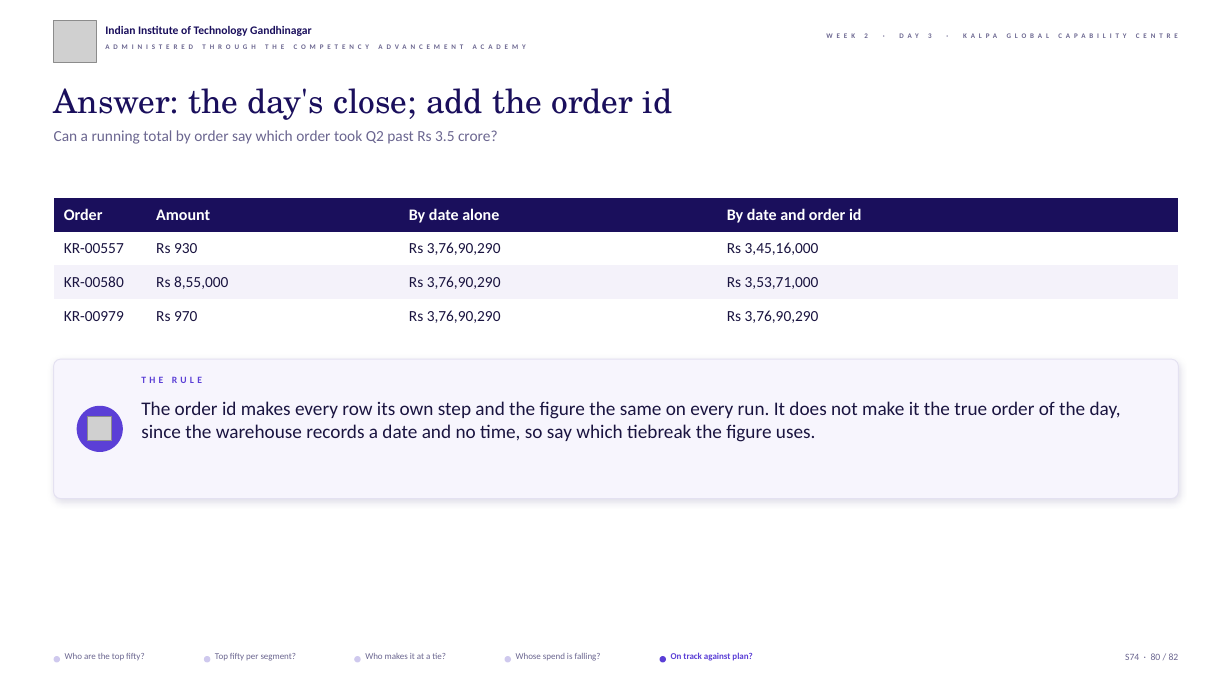
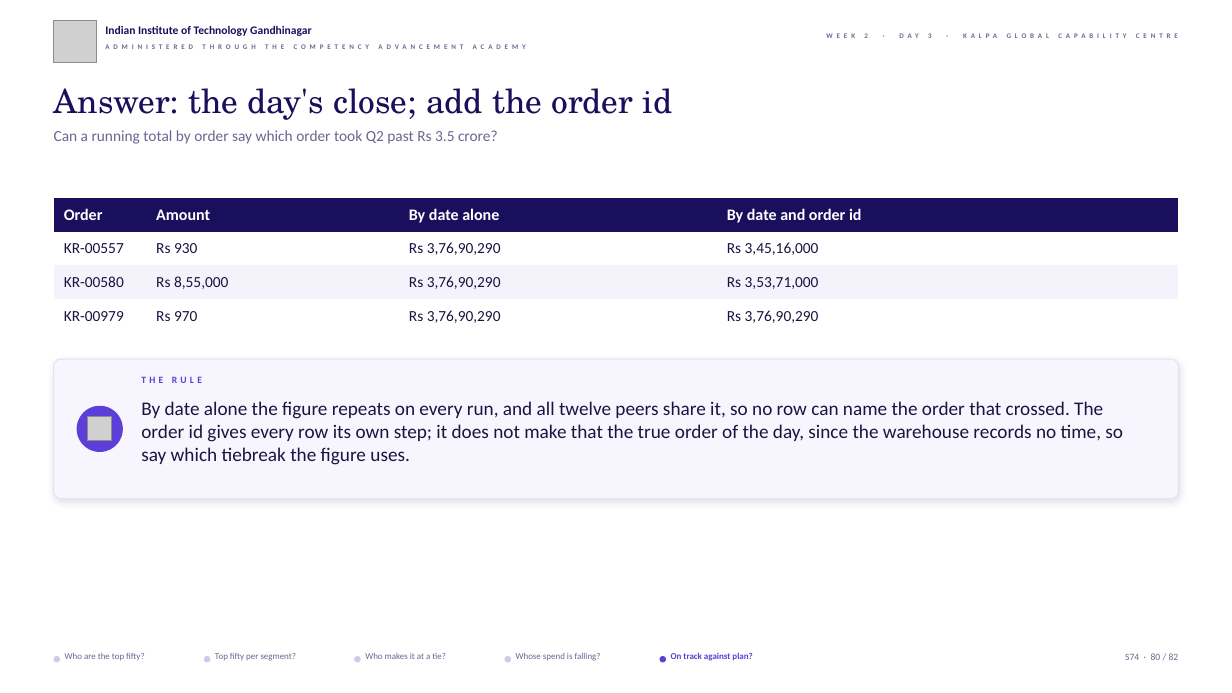
Before and after one commit to fde-academy-lab/c2-content-factory, a slide deck: slide 80 of content/W02/D3/slides/C2_W02_D03_half1_STUDENT.pptx. Drawn at 1232x693 pixels with LibreOffice and Linux fonts; fonts in the diff are those of the drawing; grey boxes stand for pictures; background and template pictures are left out. Boxes give left, top, right and bottom in pixels: in the first picture for what was removed or moved away, otherwise in the second. Text is boxed around its words. In the diff, an @@ line names an element or a change of style, - is before the commit and + after.

```diff
--- a/content/W02/D3/slides/C2_W02_D03_half1_STUDENT.pptx
+++ b/content/W02/D3/slides/C2_W02_D03_half1_STUDENT.pptx
@@ text at <box>141,401,1123,465</box>: text changed @@
-The order id makes every row its own step and the figure the same on every run. It does not make it the true order of the day, since the warehouse records a date and no time, so say which tiebreak the figure uses.
+By date alone the figure repeats on every run, and all twelve peers share it, so no row can name the order that crossed. The order id gives every row its own step; it does not make that the true order of the day, since the warehouse records no time, so say which tiebreak the figure uses.
```
Also in this commit, not shown: 38 other slides changed, 43 other files.
